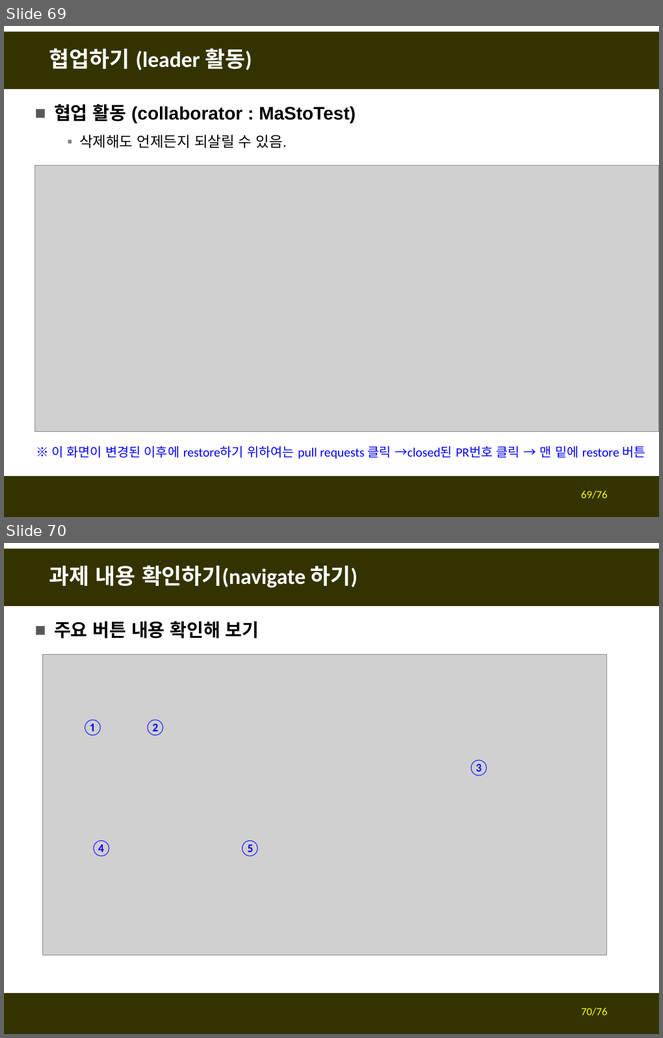
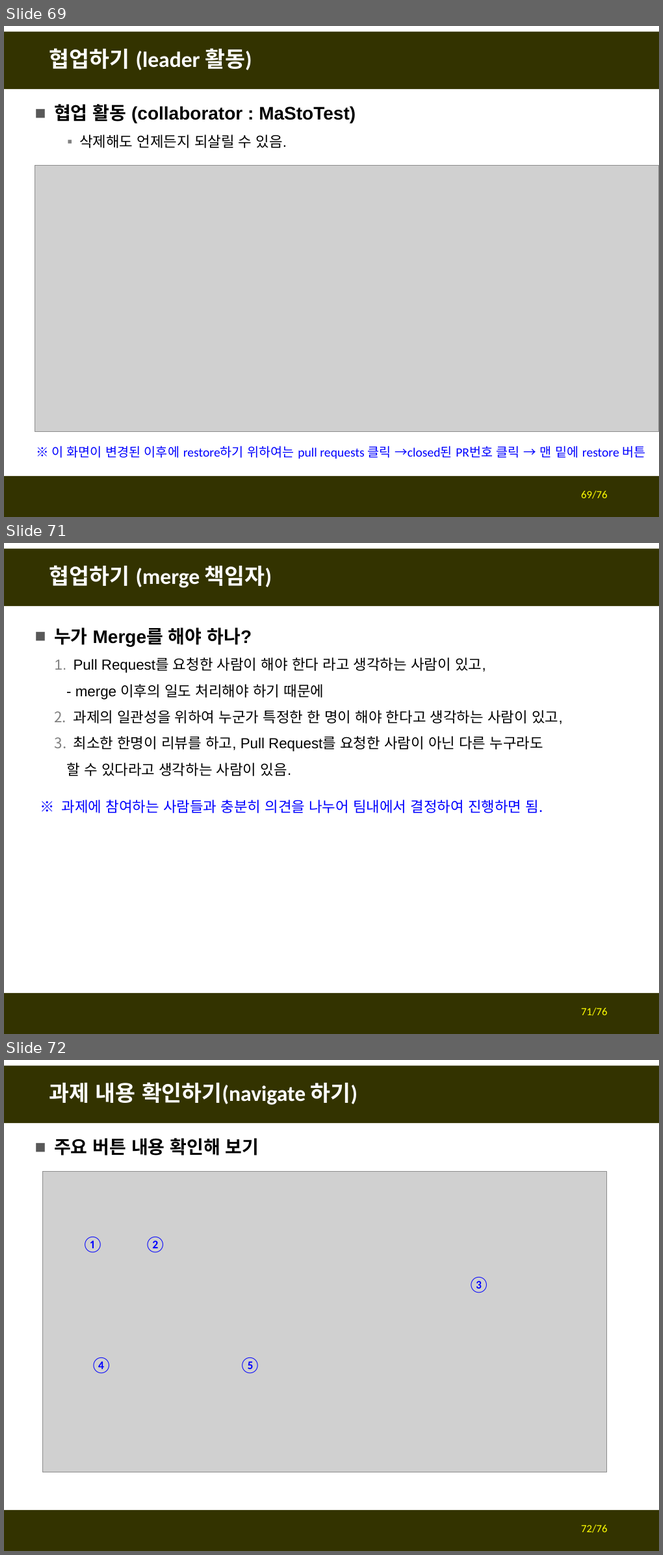
Before and after one commit to fasthill/github-lecture, a slide deck: git및github첫걸음4-협업하기.pptx. Shown one above the other, each under a label of ours: slides 69 and 70 before the commit, slides 69, 71 and 72 after it; the slides between them are not shown. The pictures are 663x1038 and 663x1555 pixels, drawn with LibreOffice and Linux fonts; fonts in the diff are those of the drawing; grey boxes stand for pictures. Boxes give left, top, right and bottom in pixels: in the first picture for what was removed or moved away, otherwise in the second. Text is boxed around its words. In the diff, an @@ line names an element or a change of style, - is before the commit and + after.

```diff
--- a/git및github첫걸음4-협업하기.pptx
+++ b/git및github첫걸음4-협업하기.pptx
@@ slide 71 added at bbox=[4, 543, 659, 1034], background #FFFFFF; not listed: 2 template elements that a slide beside it also shows @@
@@ title added at bbox=[50, 565, 272, 588], 24 pt, text #FFFFFF, bold @@
+협업하기 (merge 책임자)
@@ text added at bbox=[54, 627, 563, 776], 16 pt, text #000000 @@
+■ 누가 Merge를 해야 하나?
+  1. Pull Request를 요청한 사람이 해야 한다 라고 생각하는 사람이 있고,
+  - merge 이후의 일도 처리해야 하기 때문에
+  2. 과제의 일관성을 위하여 누군가 특정한 한 명이 해야 한다고 생각하는 사람이 있고,
+  3. 최소한 한명이 리뷰를 하고, Pull Request를 요청한 사람이 아닌 다른 누구라도
+  할 수 있다라고 생각하는 사람이 있음.
@@ text added at bbox=[62, 800, 544, 813], 16 pt, text #0000FF @@
+※ 과제에 참여하는 사람들과 충분히 의견을 나누어 팀내에서 결정하여 진행하면 됨.
@@ page number added at bbox=[581, 1008, 607, 1016], 12 pt, text #FFFF00 @@
+71/76
@@ what was slide 70 is now slide 72 @@
@@ page number at bbox=[581, 1525, 607, 1533]: text changed @@
-70/76
+72/76
```
Also in this commit, not shown: 1 other slide added.
